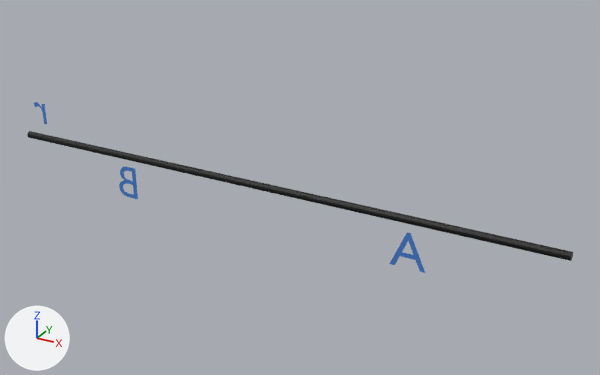
One commit to the glTF model client/public/assets/models/ob1.1_reta.wrl.glb: the scene before it, then after it.
The view is the same before and after, from a 50 mm camera at (5.83, -7.6, 4.3) aimed at (1.06, 1.07, -0.03). Arrows for +X, +Y and +Z are at lower left; the lights stay in place. Where no turn or scale is listed for an object, it has been applied to the vertices.

The first picture shows 'Cylinder1_Cylinder'.
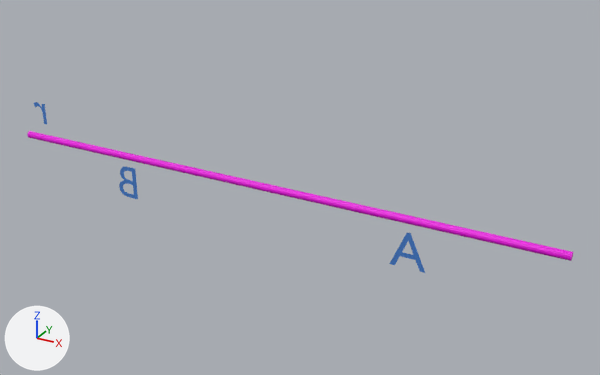
Scene script edits in JSON lines:
```json
{"op": "add", "block": "mat_fucsia", "code": ["mat_fucsia = principled_material('Fucsia')", "mat_fucsia.base_color = (0.831, 0.0, 0.745)  # pink #eb00e0"]}
{"block": "me_cylinder1_cylinder", "where": "me_cylinder1_cylinder.from_pydata(...)  # 32 vertices, 60 faces; spans x -4.0..4.0, y -0.05..0.05, z -0.05..0.05"}
{"op": "remove", "block": "me_cylinder1_cylinder", "code": "me_cylinder1_cylinder.materials.append(mat_black)  # black #000000"}
{"op": "add", "block": "me_cylinder1_cylinder", "code": "me_cylinder1_cylinder.materials.append(mat_fucsia)  # pink #eb00e0"}
```

Boxes (x1, y1, x2, y2) around the edits, measured in the pictures (600 x 375 px):
```json
{"object": "Cylinder1_Cylinder", "change": "recoloured", "before": [27, 131, 573, 261], "after": [27, 131, 573, 261], "on screen": "black to pink"}
```
